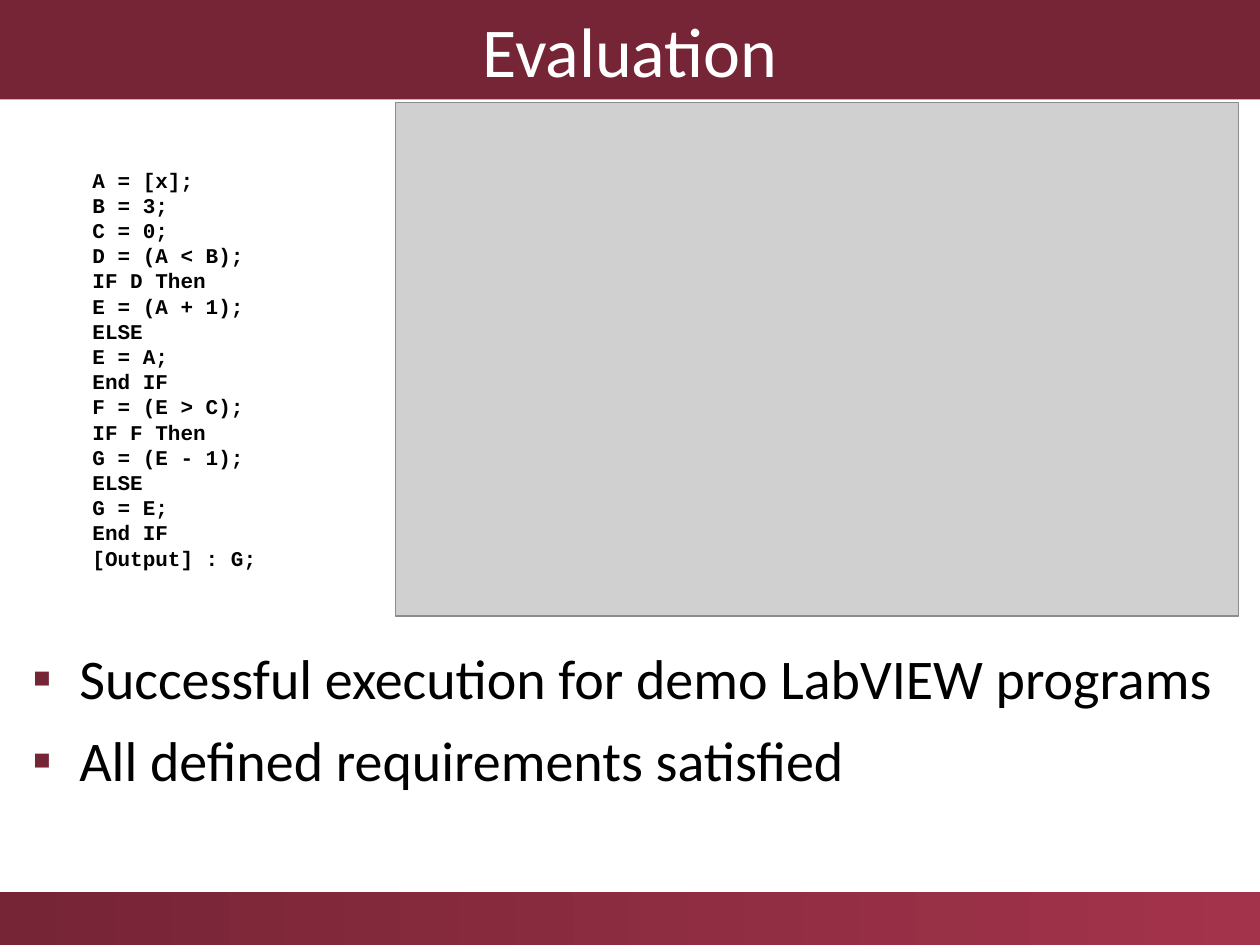
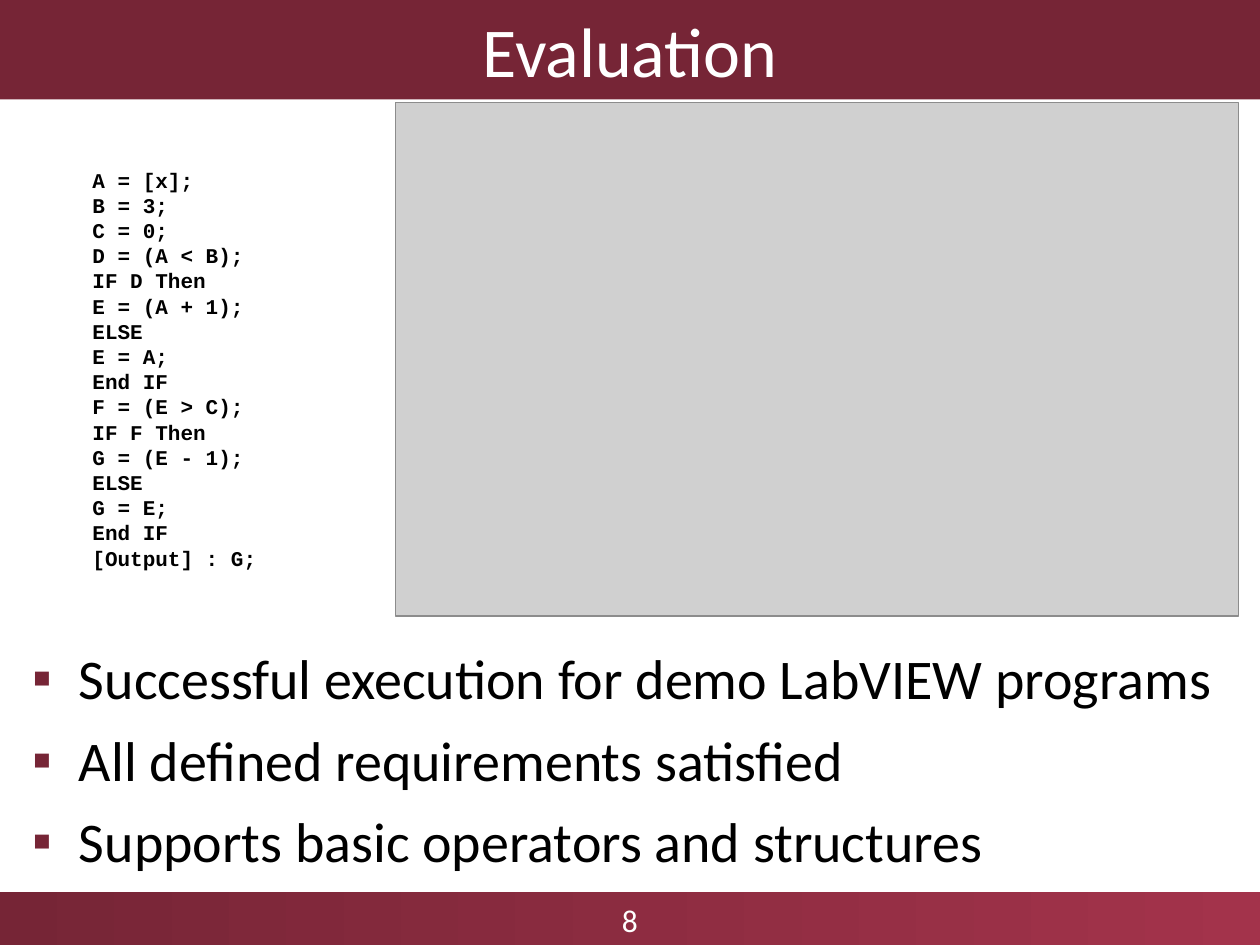
Before and after one commit to aronszabo/thesis-labview-testing, a slide deck: slide 8 of ftsrg-presentation.ppt. Drawn at 1260x945 pixels with LibreOffice and Linux fonts; fonts in the diff are those of the drawing; grey boxes stand for pictures; background and template pictures are left out. Boxes give left, top, right and bottom in pixels: in the first picture for what was removed or moved away, otherwise in the second. Text is boxed around its words. In the diff, an @@ line names an element or a change of style, - is before the commit and + after.

```diff
--- a/ftsrg-presentation.ppt
+++ b/ftsrg-presentation.ppt
@@ text at [79, 660, 1211, 790]: indent changed @@
@@ text at [79, 823, 982, 871]: paragraph added @@
+▪ Supports basic operators and structures
@@ text added at [622, 910, 638, 933], 18 pt, text #FFFFFF @@
+8
```
Also in this commit, not shown: 8 other slides changed, 3 slides added.
